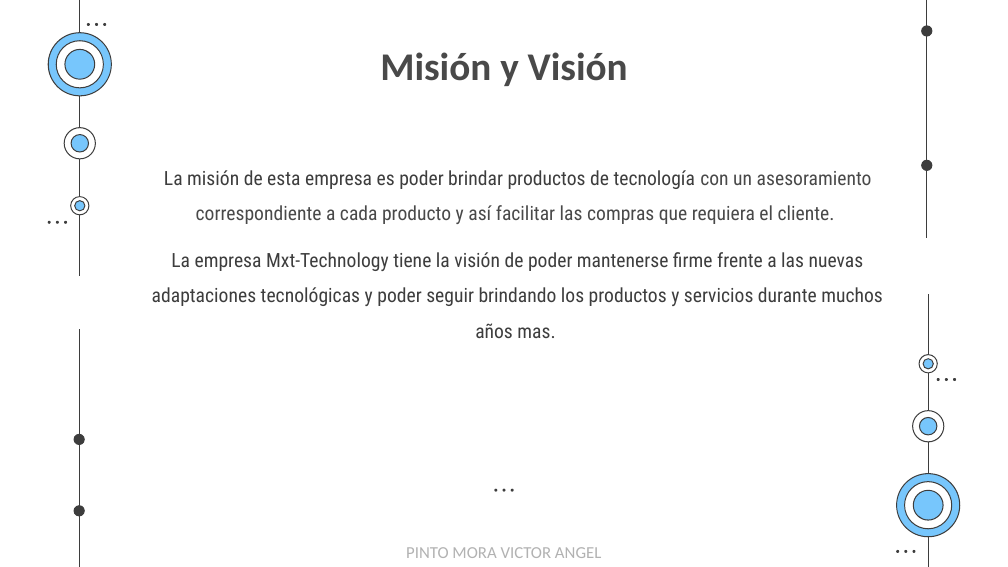
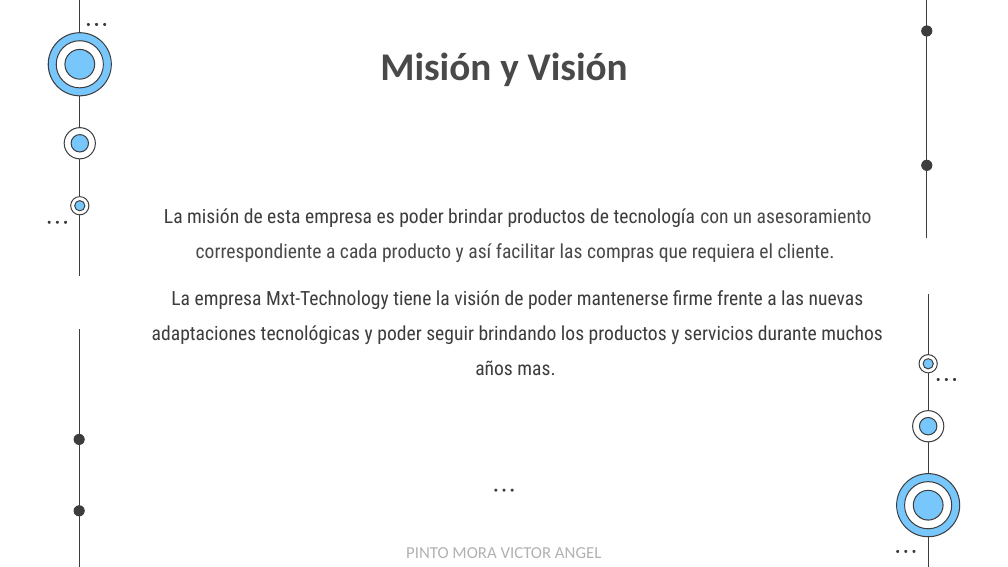
Before and after one commit to EgCooper/Mxt-Technology, a slide deck: slide 5 of Documentacion/Mxt-Technology Presentacion.pptx. Drawn at 1008x567 pixels with LibreOffice and Linux fonts; fonts in the diff are those of the drawing. Boxes give left, top, right and bottom in pixels: in the first picture for what was removed or moved away, otherwise in the second. Text is boxed around its words. In the diff, an @@ line names an element or a change of style, - is before the commit and + after.

Commit message:
Mxt-Technology

```diff
--- a/Documentacion/Mxt-Technology Presentacion.pptx
+++ b/Documentacion/Mxt-Technology Presentacion.pptx
@@ subtitle "La misión de esta empresa ...": place and size @@
-subtitle "La misión de esta empresa ..." at [152,170,883,338]
+subtitle "La misión de esta empresa ..." at [152,208,883,375]
```
Also in this commit, not shown: 20 other slides changed, 1 slide removed.
